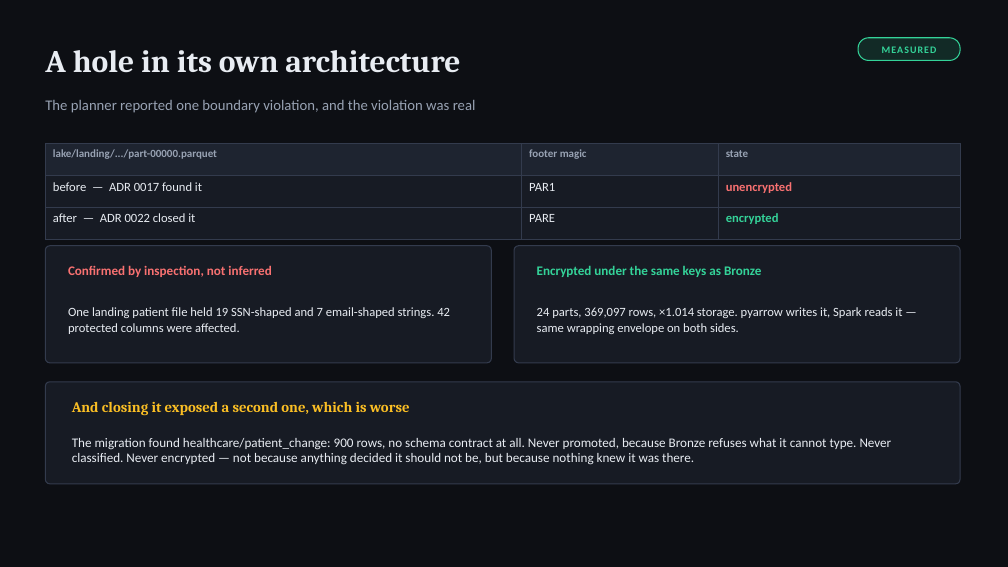
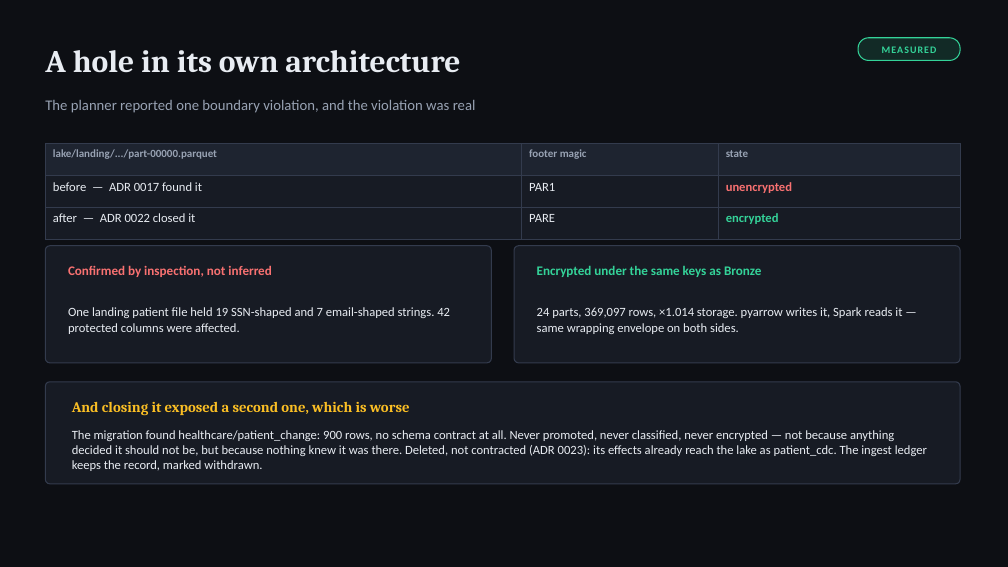
Before and after one commit to arpittomar246/confidentia, a slide deck: slide 11 of docs/report/confidentia-viva.pptx. Drawn at 1008x567 pixels with LibreOffice and Linux fonts; fonts in the diff are those of the drawing. Boxes give left, top, right and bottom in pixels: in the first picture for what was removed or moved away, otherwise in the second. Text is boxed around its words. In the diff, an @@ line names an element or a change of style, - is before the commit and + after.

```diff
--- a/docs/report/confidentia-viva.pptx
+++ b/docs/report/confidentia-viva.pptx
@@ text at <box>72,430,927,471</box>: text changed; size 12.5 to 12 pt @@
-The migration found healthcare/patient_change: 900 rows, no schema contract at all. Never promoted, because Bronze refuses what it cannot type. Never classified. Never encrypted — not because anything decided it should not be, but because nothing knew it was there.
+The migration found healthcare/patient_change: 900 rows, no schema contract at all. Never promoted, never classified, never encrypted — not because anything decided it should not be, but because nothing knew it was there. Deleted, not contracted (ADR 0023): its effects already reach the lake as patient_cdc. The ingest ledger keeps the record, marked withdrawn.
```
Also in this commit, not shown: 2 other slides changed, 11 other files.
